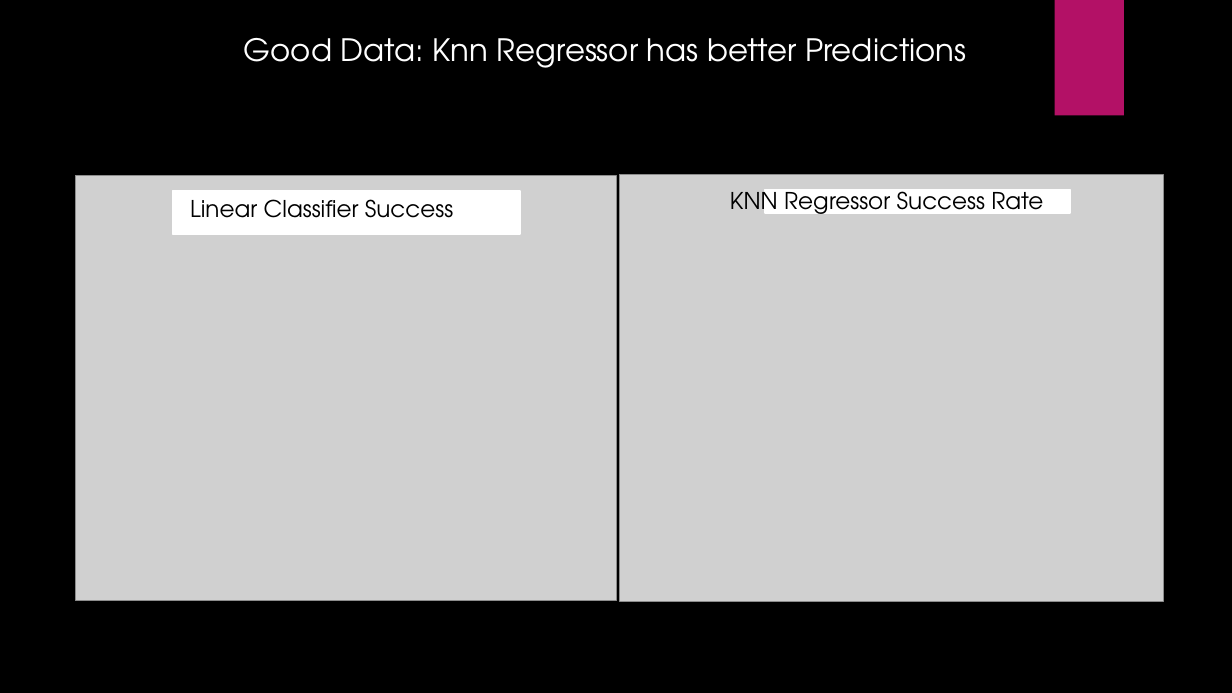
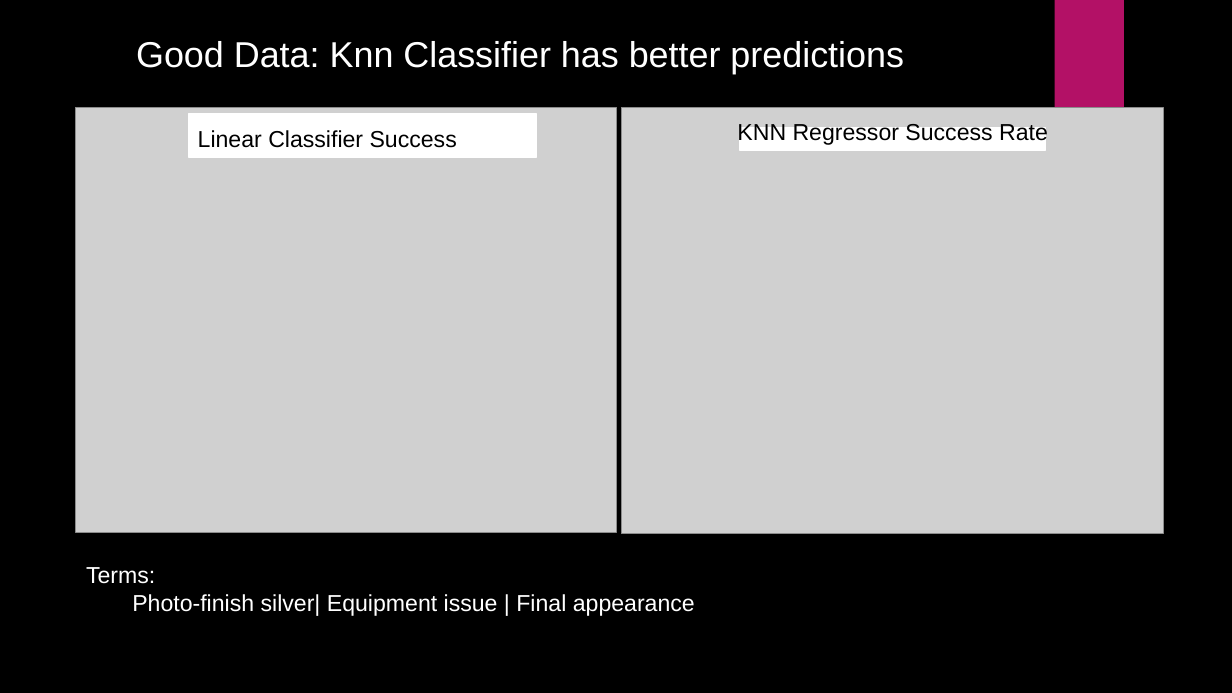
Before and after one commit to dmail5802/hackathon_competition, a slide deck: slide 6 of presentation.pptx (slide 5 before the commit). Drawn at 1232x693 pixels with LibreOffice and Linux fonts; fonts in the diff are those of the drawing; grey boxes stand for pictures; background and template pictures are left out. Boxes give left, top, right and bottom in pixels: in the first picture for what was removed or moved away, otherwise in the second. Text is boxed around its words. In the diff, an @@ line names an element or a change of style, - is before the commit and + after.

```diff
--- a/presentation.pptx
+++ b/presentation.pptx
@@ text at bbox=[136, 41, 904, 74]: text changed; size 24 to 28 pt; font TeX Gyre Adventor to Arial @@
-Good Data: Knn Regressor has better Predictions
+Good Data: Knn Classifier has better predictions
@@ picture: place and size @@
-picture at bbox=[76, 176, 617, 601]
+picture at bbox=[76, 107, 617, 532]
@@ rectangle: place and size @@
-rectangle at bbox=[173, 190, 521, 234]
+rectangle at bbox=[189, 114, 537, 157]
@@ picture: place and size @@
-picture at bbox=[620, 175, 1164, 601]
+picture at bbox=[622, 107, 1164, 533]
@@ text "KNN Regressor Success Rate": place and size @@
-text "KNN Regressor Success Rate" at bbox=[730, 185, 1043, 220]
+text "KNN Regressor Success Rate" at bbox=[737, 123, 1048, 146]
@@ text "KNN Regressor Success Rate" at bbox=[737, 123, 1048, 146]: font TeX Gyre Adventor to Arial @@
@@ text "Linear Classifier Success" at bbox=[198, 130, 457, 148]: font TeX Gyre Adventor to Arial @@
@@ text "Linear Classifier Success": place and size @@
-text "Linear Classifier Success" at bbox=[190, 199, 453, 218]
+text "Linear Classifier Success" at bbox=[198, 130, 457, 148]
@@ rectangle: place and size @@
-rectangle at bbox=[765, 189, 1070, 213]
+rectangle at bbox=[740, 128, 1045, 151]
@@ ellipse removed at bbox=[870, 169, 1154, 454] @@
@@ text added at bbox=[86, 567, 695, 616], 18 pt, text #FFFFFF @@
+Terms:
+Photo-finish silver| Equipment issue | Final appearance
```
Also in this commit, not shown: 4 other slides changed, 8 slides added, 2 slides removed.
